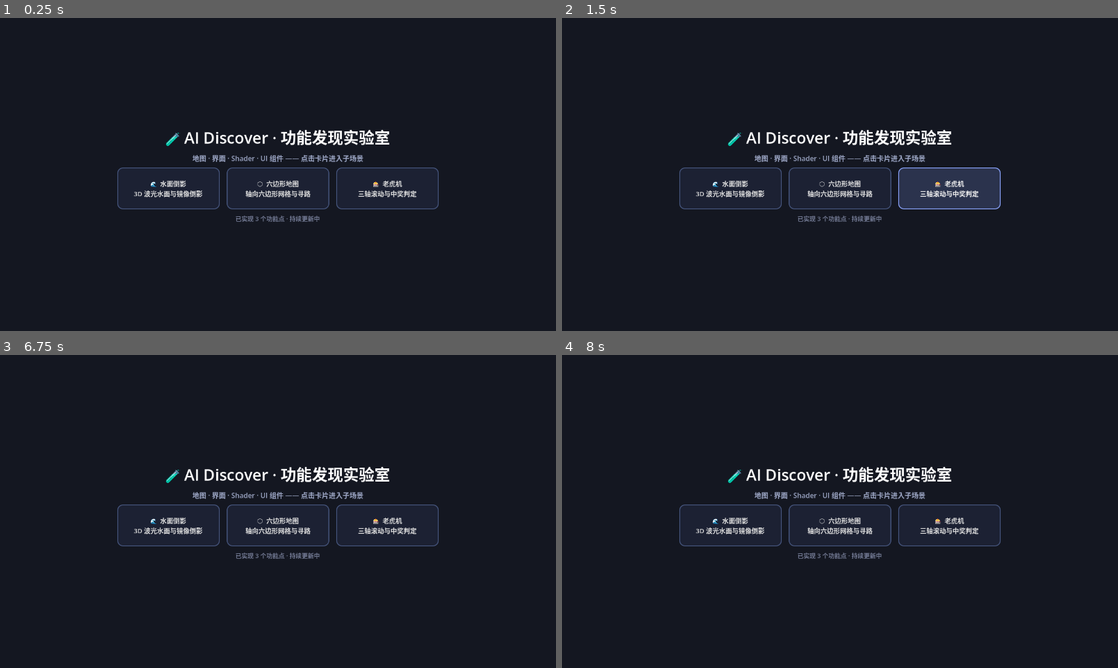
Above: before the commit, frames 1-4 (two rows, left to right).
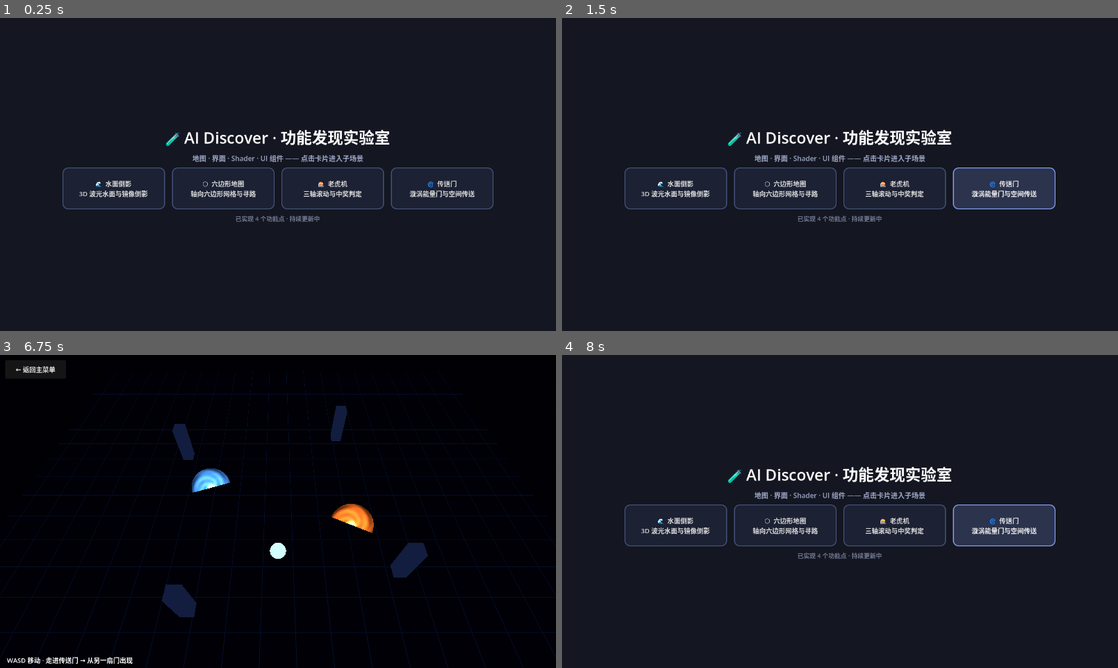
Above: after the commit, the same moments.

Repository: richardkiwilee/pyFramework
Game: Godot game, scene res://scenes/menu.tscn
Same seed, same stepped clock (60 frames per second), same inputs: the game is played once before the commit and once after it.
Inputs (mouse positions are in pixels of both pictures, inside the frame that each line leads up to):
- Up to frame 1 (0.25 s): no input
- Up to frame 2 (1.5 s): click "🌊 水面倒影 3D 波光水面与镜像倒影" at 0.5 s; click "← 返回主菜单" at 1.25 s
- Up to frame 3 (6.75 s): click "⬡ 六边形地图 轴向六边形网格与寻路" at 2 s; click "← 返回主菜单" at 2.75 s; click "🎰 老虎机 三轴滚动与中奖判定" at 3.5 s; click "🎰 旋转 (-100)" at 4.25 s; move the mouse to (400, 495) at 5.02 s; hold D 5.03-5.75 s; click (400, 495) at 5.17 s; click "← 返回主菜单" at 5.75 s; click (444, 524) at 6.5 s, where only the run after the commit has a clickable "🌀 传送门 漩涡能量门与空间传送"
- Up to frame 4 (8 s): click (595, 370) at 7.25 s, where only the run after the commit has a clickable "← 返回主菜单"

The runs differ from the first frame. In frame 1, 2.2% of the frame differs, in the area x 11-89%, y 47-65%; in frame 2, 4.3%; in frame 3, 95%, in the area x 0-100%, y 0-100%; in frame 4, 4.1%.

Commit message:
ai-discover: 功能4 传送门——漩涡shader能量门+空间传送+白闪转场
Co-Authored-By: Claude <noreply@anthropic.com>

Diff:
--- /dev/null
+++ b/ai-discover/features/portal/grid.gdshader
@@ -0,0 +1,10 @@
+shader_type spatial;
+render_mode cull_disabled, specular_schlick_ggx;
+// 科技风地面网格：UV 平铺 20×20 网格线
+void fragment() {
+	float gx = abs(fract(UV.x * 20.0) - 0.5);
+	float gy = abs(fract(UV.y * 20.0) - 0.5);
+	float line = smoothstep(0.02, 0.0, min(gx, gy));
+	ALBEDO = mix(vec3(0.08, 0.09, 0.13), vec3(0.22, 0.28, 0.44), line);
+	ROUGHNESS = 0.9;
+}
--- /dev/null
+++ b/ai-discover/features/portal/portal.gd
@@ -0,0 +1,149 @@
+extends Node3D
+## =============================================================================
+## 传送门 —— 漩涡 shader 能量门 + 走进即传送
+## =============================================================================
+## 两个 billboard 能量圆盘（蓝门 ↔ 橙门，portal.gdshader 漩涡噪声），
+## 玩家（发光球）用 WASD 在科技网格地面上移动；
+## 走进任意一个传送门 → 立即被传送到另一个门旁边 + 白闪转场。
+## 传送后 0.8 秒冷却，避免在两门之间来回弹跳。
+## =============================================================================
+
+const PortalShader = preload("res://features/portal/portal.gdshader")
+const GridShader = preload("res://features/portal/grid.gdshader")
+
+const SPEED := 7.0
+const PORTAL_A := Vector3(-4.5, 0, -1.5)
+const PORTAL_B := Vector3(4.5, 0, 1.5)
+const PORTAL_R := 1.05          # 触发半径
+const TELEPORT_COOLDOWN := 0.8
+
+var _cooldown := 0.0
+var _flash: ColorRect
+var _hint: Label
+
+@onready var player: MeshInstance3D = $Player
+@onready var portal_a: MeshInstance3D = $Portals/PortalA
+@onready var portal_b: MeshInstance3D = $Portals/PortalB
+@onready var camera: Camera3D = $Camera3D
+
+
+func _ready() -> void:
+	# 玩家发光球材质
+	var pmat := StandardMaterial3D.new()
+	pmat.albedo_color = Color(0.9, 0.95, 1.0)
+	pmat.emission_enabled = true
+	pmat.emission = Color(0.5, 0.7, 1.0)
+	pmat.emission_energy_multiplier = 1.6
+	player.material_override = pmat
+
+	# 地面（网格 shader）
+	var ground := MeshInstance3D.new()
+	var plane := PlaneMesh.new()
+	plane.size = Vector2(34, 34)
+	ground.mesh = plane
+	var gm := ShaderMaterial.new()
+	gm.shader = GridShader
+	ground.material_override = gm
+	add_child(ground)
+
+	# 两扇门：billboard 能量圆盘
+	_build_portal(portal_a, Color(0.30, 0.60, 1.0), PORTAL_A)
+	_build_portal(portal_b, Color(1.0, 0.45, 0.15), PORTAL_B)
+
+	# 几根柱子做空间参照
+	for i in 4:
+		var pillar := MeshInstance3D.new()
+		var pm := BoxMesh.new()
+		pm.size = Vector3(0.7, 2.6, 0.7)
+		pillar.mesh = pm
+		var mat := StandardMaterial3D.new()
+		mat.albedo_color = Color(0.30, 0.34, 0.44)
+		mat.emission_enabled = true
+		mat.emission = Color(0.05, 0.08, 0.18)
+		pillar.material_override = mat
+		add_child(pillar)
+		var a := TAU / 4.0 * i + 0.6
+		pillar.position = Vector3(cos(a) * 8.0, 1.3, sin(a) * 8.0)
+
+	# HUD
+	var layer := CanvasLayer.new()
+	add_child(layer)
+	_flash = ColorRect.new()
+	_flash.color = Color(1, 1, 1, 0)
+	_flash.set_anchors_preset(Control.PRESET_FULL_RECT)
+	_flash.mouse_filter = Control.MOUSE_FILTER_IGNORE
+	layer.add_child(_flash)
+	_hint = Label.new()
+	_hint.position = Vector2(16, 690)
+	_hint.add_theme_font_size_override("font_size", 15)
+	_hint.text = "WASD 移动 · 走进传送门 → 从另一扇门出现"
+	layer.add_child(_hint)
+
+
+func _build_portal(node: MeshInstance3D, color: Color, pos: Vector3) -> void:
+	var quad := QuadMesh.new()
+	quad.size = Vector2(2.6, 2.6)
+	node.mesh = quad
+	var m := ShaderMaterial.new()
+	m.shader = PortalShader
+	m.set_shader_parameter("core_color", color)
+	node.material_override = m
+	node.position = pos
+
+
+# ============================================================
+#  每帧
+# ============================================================
+func _process(delta: float) -> void:
+	_cooldown = maxf(0.0, _cooldown - delta)
+
+	# WASD 移动（xz 平面）
+	var dir := Vector3.ZERO
+	if Input.is_key_pressed(KEY_W):
+		dir.z -= 1
+	if Input.is_key_pressed(KEY_S):
+		dir.z += 1
+	if Input.is_key_pressed(KEY_A):
+		dir.x -= 1
+	if Input.is_key_pressed(KEY_D):
+		dir.x += 1
+	if dir.length() > 0:
+		player.position += dir.normalized() * SPEED * delta
+	# 活动范围限制
+	player.position.x = clampf(player.position.x, -11.0, 11.0)
+	player.position.z = clampf(player.position.z, -11.0, 11.0)
+
+	# 传送判定
+	if _cooldown <= 0.0:
+		var pp := player.position
+		var hit: Vector3 = Vector3.ZERO
+		var target: Vector3 = Vector3.ZERO
+		if _xz_dist(pp, PORTAL_A) < PORTAL_R:
+			hit = PORTAL_A
+			target = PORTAL_B
+		elif _xz_dist(pp, PORTAL_B) < PORTAL_R:
+			hit = PORTAL_B
+			target = PORTAL_A
+		if hit != Vector3.ZERO:
+			player.position = target + Vector3(1.2, 0, 0)
+			_cooldown = TELEPORT_COOLDOWN
+			_flash_effect()
+			_hint.text = "🌀 传送！%s → %s" % [_portal_name(hit), _portal_name(target)]
+
+	# 能量门始终面对相机（billboard）
+	portal_a.look_at(camera.global_position)
+	portal_b.look_at(camera.global_position)
+
+
+func _xz_dist(a: Vector3, b: Vector3) -> float:
+	return Vector2(a.x - b.x, a.z - b.z).length()
+
+
+func _portal_name(pos: Vector3) -> String:
+	return "蓝门" if pos == PORTAL_A else "橙门"
+
+
+func _flash_effect() -> void:
+	_flash.color.a = 0.65
+	var tw := create_tween()
+	tw.tween_property(_flash, "color:a", 0.0, 0.35)
--- /dev/null
+++ b/ai-discover/features/portal/portal.gdshader
@@ -0,0 +1,62 @@
+shader_type spatial;
+render_mode cull_disabled, unshaded;
+// =============================================================================
+// 传送门 shader —— 旋转噪声漩涡 + 边缘辉光 + 呼吸脉动
+// 用在朝相机 billboard 的 QuadMesh 上，UV 圆形裁切成能量圆盘。
+// =============================================================================
+
+uniform vec4 core_color : source_color = vec4(0.30, 0.60, 1.0, 1.0);
+
+float hash21(vec2 p) {
+	p = fract(p * vec2(234.34, 435.345));
+	p += dot(p, p + 34.23);
+	return fract(p.x * p.y);
+}
+
+float vnoise(vec2 p) {
+	vec2 i = floor(p);
+	vec2 f = fract(p);
+	f = f * f * (3.0 - 2.0 * f);
+	float a = hash21(i);
+	float b = hash21(i + vec2(1.0, 0.0));
+	float c = hash21(i + vec2(0.0, 1.0));
+	float d = hash21(i + vec2(1.0, 1.0));
+	return mix(mix(a, b, f.x), mix(c, d, f.x), f.y);
+}
+
+float fbm(vec2 p) {
+	float v = 0.0;
+	float a = 0.5;
+	for (int i = 0; i < 4; i++) {
+		v += a * vnoise(p);
+		p = p * 2.03 + vec2(11.7, 7.3);
+		a *= 0.5;
+	}
+	return v;
+}
+
+void fragment() {
+	vec2 p = UV * 2.0 - 1.0;
+	float r = length(p);
+	if (r > 1.0) {
+		discard;                      // 圆盘裁切
+	}
+	float ang = atan(p.y, p.x);
+
+	// 旋转的漩涡：噪声沿角度方向流动
+	float swirl = fbm(vec2(ang * 1.6, r * 5.0 - TIME * 1.6));
+	// 螺旋臂
+	float arms = 0.5 + 0.5 * sin(ang * 4.0 - r * 18.0 + TIME * 3.5);
+
+	// 中心亮核 + 边缘辉光环
+	float core = smoothstep(0.35, 0.0, r);
+	float rim = smoothstep(1.0, 0.62, r);
+
+	vec3 col = core_color.rgb * (0.15 + 0.45 * swirl + 0.35 * arms);
+	col += core_color.rgb * core * (0.6 + 0.4 * sin(TIME * 4.0));
+	col += vec3(1.0) * core * core * 0.9;
+	col += core_color.rgb * rim * 0.8;
+
+	ALBEDO = col;
+	EMISSION = col * (0.9 + 0.35 * arms);
+}
--- /dev/null
+++ b/ai-discover/features/portal/portal.tscn
@@ -0,0 +1,46 @@
+[gd_scene load_steps=7 format=3]
+
+[ext_resource type="Script" path="res://features/portal/portal.gd" id="1_main"]
+[ext_resource type="PackedScene" path="res://scenes/back_button.tscn" id="2_back"]
+
+[sub_resource type="ProceduralSkyMaterial" id="sky_mat"]
+sky_top_color = Color(0.04, 0.05, 0.1, 1)
+sky_horizon_color = Color(0.08, 0.1, 0.18, 1)
+ground_bottom_color = Color(0.02, 0.02, 0.04, 1)
+ground_horizon_color = Color(0.08, 0.1, 0.18, 1)
+
+[sub_resource type="Sky" id="Sky_1"]
+sky_material = SubResource("sky_mat")
+
+[sub_resource type="Environment" id="Environment_1"]
+background_mode = 2
+sky = SubResource("Sky_1")
+ambient_light_source = 2
+ambient_light_color = Color(0.25, 0.3, 0.42, 1)
+
+[sub_resource type="SphereMesh" id="SphereMesh_player"]
+radius = 0.45
+height = 0.9
+
+[node name="Portal" type="Node3D"]
+script = ExtResource("1_main")
+
+[node name="WorldEnvironment" type="WorldEnvironment" parent="."]
+environment = SubResource("Environment_1")
+
+[node name="Camera3D" type="Camera3D" parent="."]
+position = Vector3(0, 14, 10.5)
+rotation = Vector3(-0.95, 0, 0)
+fov = 60.0
+
+[node name="Player" type="MeshInstance3D" parent="."]
+position = Vector3(0, 0.45, 3.5)
+mesh = SubResource("SphereMesh_player")
+
+[node name="Portals" type="Node3D" parent="."]
+
+[node name="PortalA" type="MeshInstance3D" parent="Portals"]
+
+[node name="PortalB" type="MeshInstance3D" parent="Portals"]
+
+[node name="BackButton" parent="." instance=ExtResource("2_back")]
--- a/ai-discover/scripts/menu.gd
+++ b/ai-discover/scripts/menu.gd
@@ -13,6 +13,7 @@
 	{"icon": "🌊", "name": "水面倒影", "desc": "3D 波光水面与镜像倒影", "scene": "res://features/water_reflection/water_reflection.tscn"},
 	{"icon": "⬡", "name": "六边形地图", "desc": "轴向六边形网格与寻路", "scene": "res://features/hex_map/hex_map.tscn"},
 	{"icon": "🎰", "name": "老虎机", "desc": "三轴滚动与中奖判定", "scene": "res://features/slot_machine/slot_machine.tscn"},
+	{"icon": "🌀", "name": "传送门", "desc": "漩涡能量门与空间传送", "scene": "res://features/portal/portal.tscn"},
 ]
 
 @onready var grid: GridContainer = $CenterBox/VBox/Grid
